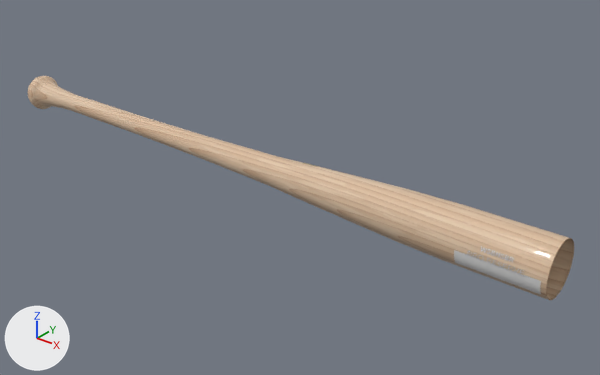
One commit to the glTF model public/assets/openBack.glb: the scene before it, then after it.
The view is the same before and after, from a camera (50 mm lens) standing at (0.585, -0.683, 0.421) and looking at (0.007, 0.04, -0.027). The axes (+X, +Y, +Z) are drawn at lower left. The lights are the same throughout. The picture after the commit comes second. Where no turn or scale is listed for an object, it has been applied to the vertices. Vertices at exactly the same position are counted once.

Objects in the first picture: 'openBack', 'sticker', 'thumbName' and 1 more.
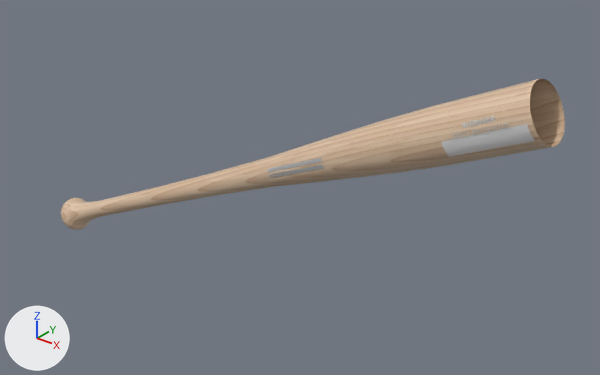
Where the newer file only moved an object's origin or applied its transform, the numbers keep the older frame.

The change, as JSON lines over the scene's bpy script:
```json
{"op": "add", "block": "img_logo", "code": ["img_logo = load_image('logo', '_unpacked/logo', 1024, 512, 'sRGB')"]}
{"op": "add", "block": "mat_material_006", "code": ["mat_material_006 = principled_material('Material.006')", "mat_material_006.texture = img_logo  # with its transparency", "mat_material_006.metallic = 1.0", "mat_material_006.coat_weight = 0.6", "mat_material_006.coat_roughness = 0.04"]}
{"block": "me_mesh_003", "where": "# used by ob_openback; location = (0.0, 0.0, 0.0073)"}
{"op": "remove", "block": "me_mesh_003", "code": "me_mesh_003.from_pydata(...)  # 945 vertices, 1856 faces; spans x -0.466..0.355, y -0.031..0.031, z -0.031..0.031"}
{"op": "add", "block": "me_mesh_003", "code": "me_mesh_003.from_pydata(...)  # 945 vertices, 1856 faces; spans x -0.426..0.335, y -0.031..0.031, z -0.214..0.178"}
{"block": "me_mesh_003", "change": "me_mesh_003 part 1: the whole mesh is turned -25 degrees about the y axis through the mesh origin"}
{"op": "add", "block": "me_plane", "code": ["me_plane = bpy.data.meshes.new('Plane')", "me_plane.from_pydata(...)  # 119 vertices, 192 faces; spans x 0.0007..0.0954, y -0.0246..-0.0154, z -0.0038..0.0532", "me_plane.materials.append(mat_material_006)  # picture img_logo"]}
{"op": "set", "path": "ob_sticker.rotation_euler", "old": "(0.0, 0.0, 0.0)", "new": "(0.0, -0.436, 0.0)", "note": "degrees (0, 0, 0) -> degrees (0, -25, 0)"}
{"op": "set", "path": "ob_thumbname.rotation_euler", "old": "(0.0, 0.0, 0.0)", "new": "(0.0, -0.436, 0.0)", "note": "degrees (0, 0, 0) -> degrees (0, -25, 0)"}
{"op": "add", "block": "ob_logo", "code": ["ob_logo = bpy.data.objects.new('Logo', me_plane)", "ob_logo.location = (0.0, 0.0, 0.0073)"]}
```

Changed parts and their boxes [x1, y1, x2, y2] in the pictures (600 x 375 px):
```json
{"object": "openBack", "change": "turned", "before": [27, 76, 574, 300], "after": [61, 79, 565, 230]}
{"object": "thumbName", "change": "turned", "before": [454, 250, 541, 294], "after": [441, 124, 535, 157]}
{"object": "Logo", "change": "added", "after": [268, 158, 324, 178]}
{"object": "sticker", "change": "turned", "before": [303, 163, 320, 167], "on screen": "not visible afterwards"}
```
